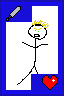
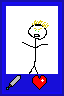
Revision of a layered 64 × 96 image; what changed, layer by layer:
painted on "layout" over bbox(6, 6, 58, 90)
